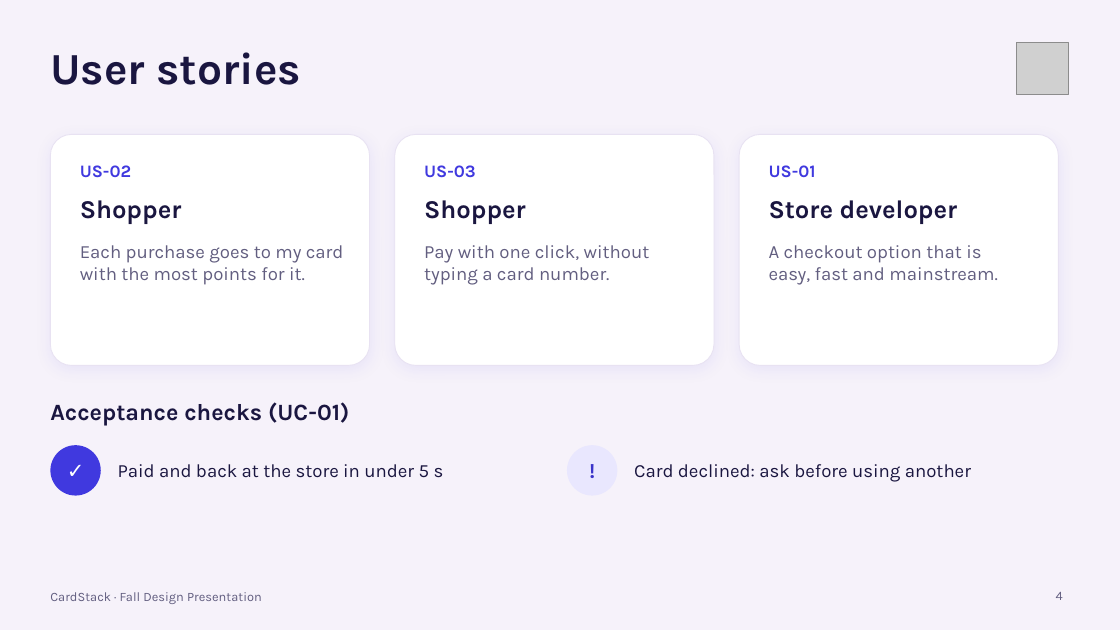
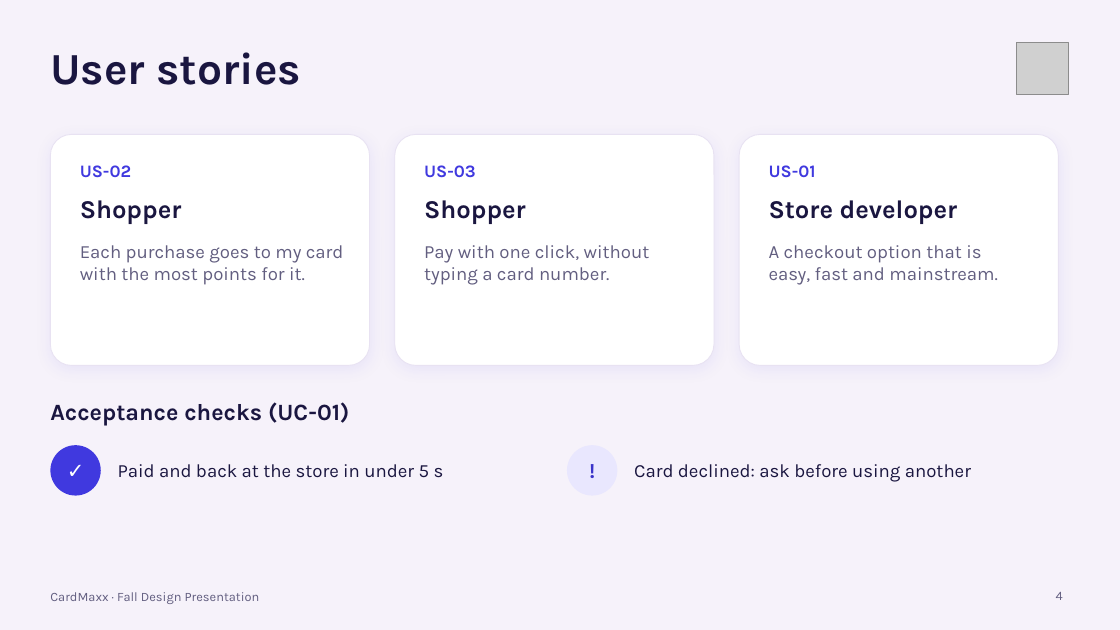
Before and after one commit to Maya2234/capstone, a slide deck: slide 4 of Presentation/CardStack_Design_Presentation_Draft.pptx. Drawn at 1120x630 pixels with LibreOffice and Linux fonts; fonts in the diff are those of the drawing; grey boxes stand for pictures. Boxes give left, top, right and bottom in pixels: in the first picture for what was removed or moved away, otherwise in the second. Text is boxed around its words. In the diff, an @@ line names an element or a change of style, - is before the commit and + after.

```diff
--- a/Presentation/CardStack_Design_Presentation_Draft.pptx
+++ b/Presentation/CardStack_Design_Presentation_Draft.pptx
@@ text at [50, 592, 260, 604]: text changed @@
-CardStack · Fall Design Presentation
+CardMaxx · Fall Design Presentation
```
Also in this commit, not shown: 10 other slides changed, 1 other file.
